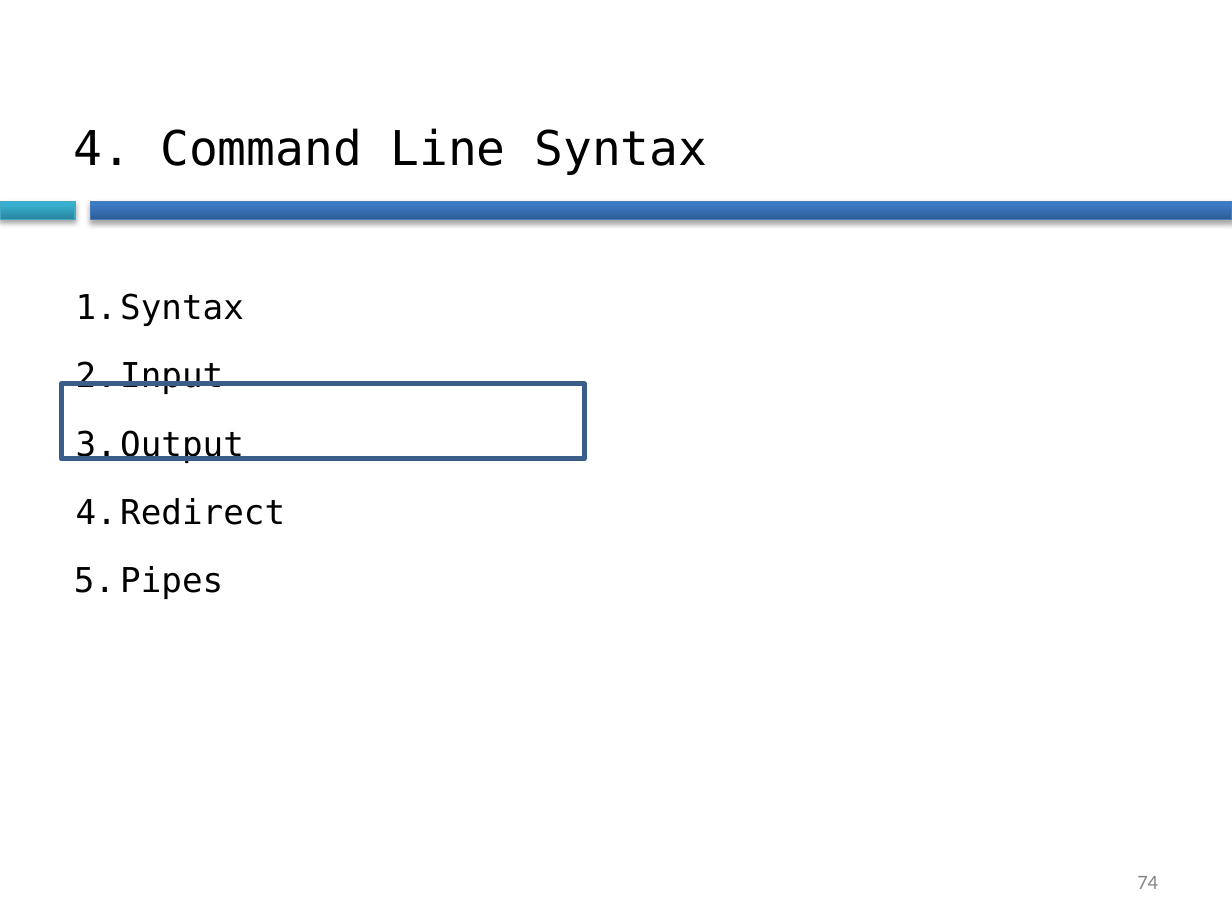
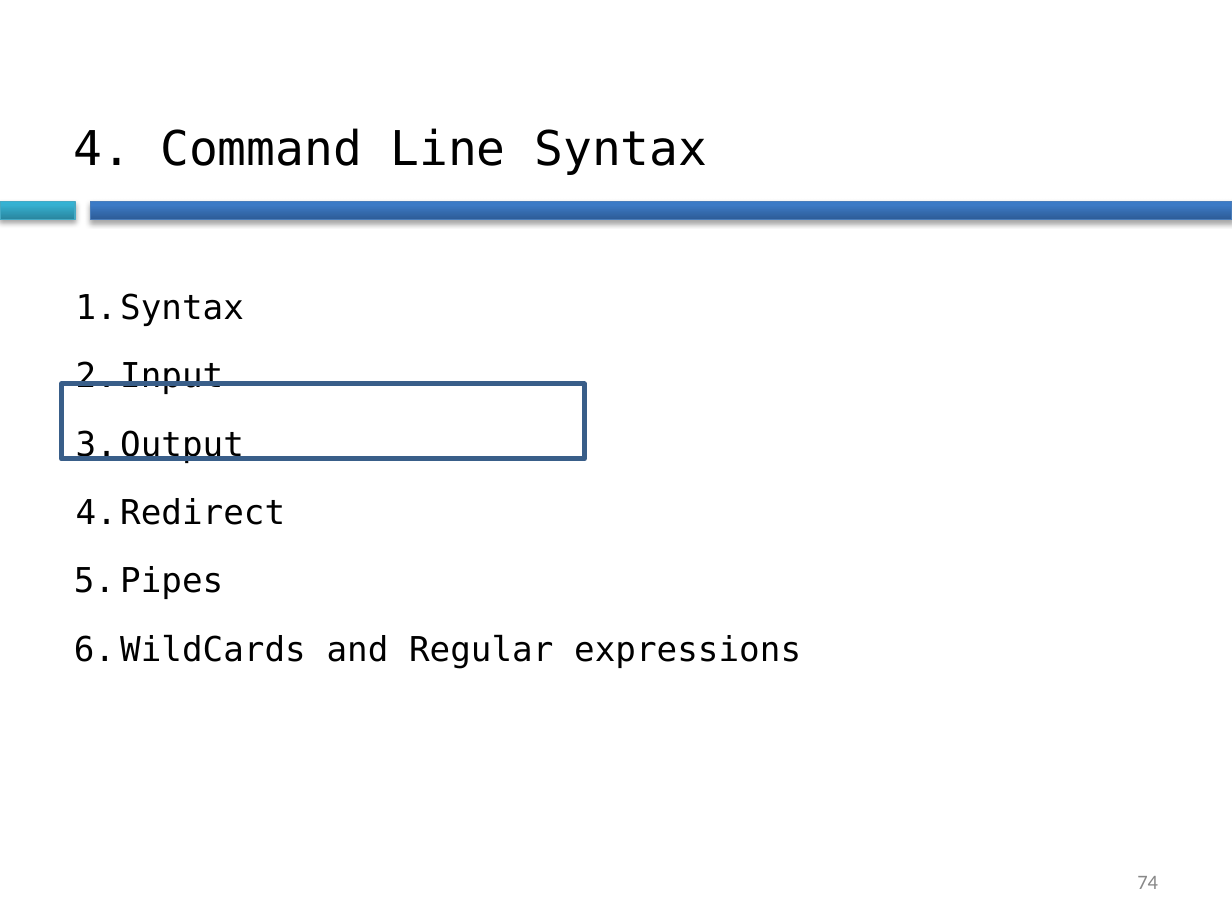
Before and after one commit to Daniel-VM/introduction_to_hpc, a slide deck: slide 74 of slides/linux_intro.pptx. Drawn at 1232x924 pixels with LibreOffice and Linux fonts; fonts in the diff are those of the drawing; background and template pictures are left out. Boxes give left, top, right and bottom in pixels: in the first picture for what was removed or moved away, otherwise in the second. Text is boxed around its words. In the diff, an @@ line names an element or a change of style, - is before the commit and + after.

```diff
--- a/slides/linux_intro.pptx
+++ b/slides/linux_intro.pptx
@@ text at [120, 634, 801, 669]: paragraph added @@
+6. WildCards and Regular expressions
```
Also in this commit, not shown: 4 other slides changed, 2 slides added, 1 other file.
